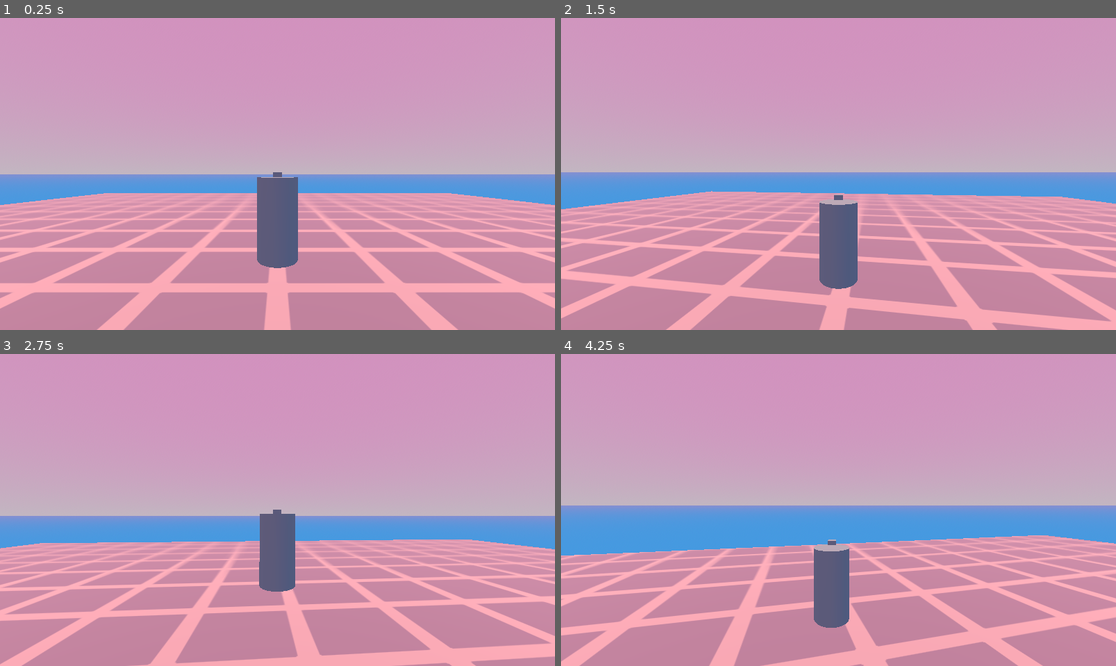
Above: before the commit, frames 1-4 (two rows, left to right).
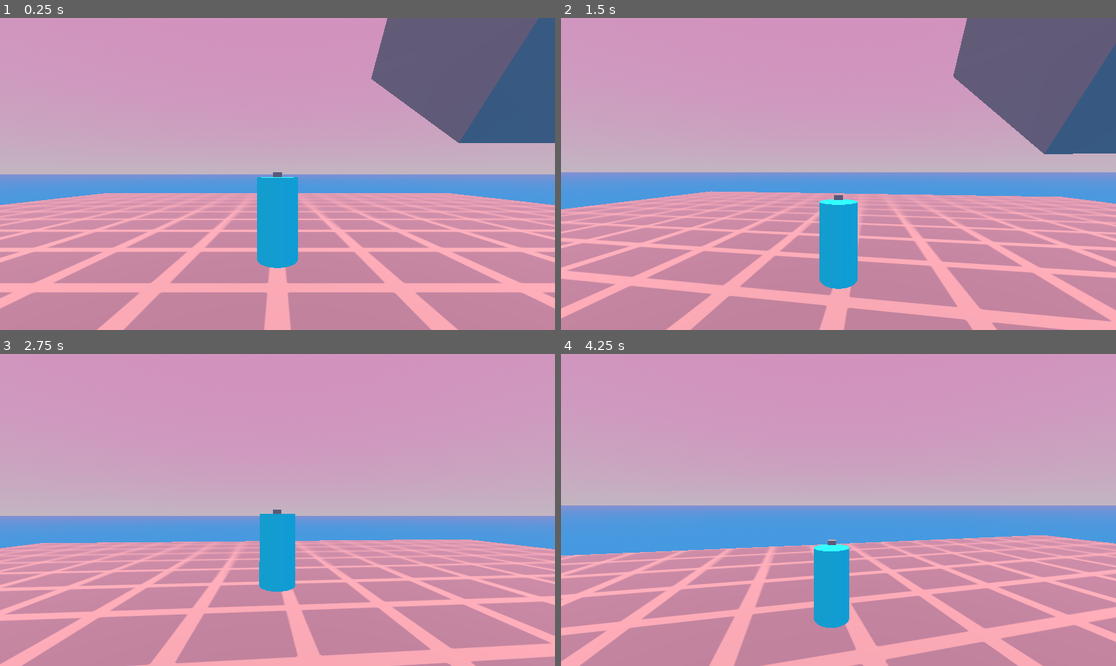
Above: after the commit, the same moments.

Repository: Althories/springstar
Game: Godot game, scene res://Scenes/Levels/main.tscn
The game is run twice, just before and just after one commit, with the same random seed, the same clock (stepped at 60 frames per second) and the same inputs.
Inputs (mouse positions are in pixels of both pictures, inside the frame that each line leads up to):
- Up to frame 1 (0.25 s): no input
- Up to frame 2 (1.5 s): move the mouse to (866, 174) at 0.52 s; press the mouse at (866, 174) at 0.53 s; hold W (move_forward) from 0.53 s (still down); tap Space (jump) at 0.77 s; move the mouse to (810, 174) at 1.27 s; release the mouse at (810, 174) at 1.28 s; click (810, 174) at 1.35 s
- Up to frame 3 (2.75 s): keep holding W (move_forward); tap Space (jump) at 1.52 s; move the mouse to (288, 503) at 2.02 s; press the mouse at (288, 503) at 2.03 s
- Up to frame 4 (4.25 s): keep holding W (move_forward); move the mouse to (832, 516) at 2.77 s; release the mouse at (832, 516) at 2.78 s; click (832, 516) at 2.85 s; tap Space (jump) at 3.02, 3.77 s; move the mouse to (877, 513) at 3.52 s; press the mouse at (877, 513) at 3.53 s

The runs differ from the first frame. In frame 1, 13% of the frame differs, in the area x 46-100%, y 0-81%; in frame 2, 12%; in frame 3, 1.6%; in frame 4, 1.7%.

Commit message:
Fixed camera desyncing bug
Camera should no longer desync with rapid mouse movement. Also made the spring mesh blue for contrast and added some platforms for collision testing.

Diff:
--- a/Scenes/Levels/main.tscn
+++ b/Scenes/Levels/main.tscn
@@ -43,16 +43,16 @@
 
 [node name="WorldGeometry" type="Node" parent="World"]
 
-[node name="StaticBody3D" type="StaticBody3D" parent="World/WorldGeometry"]
+[node name="floor" type="StaticBody3D" parent="World/WorldGeometry"]
 transform = Transform3D(1, 0, 0, 0, 1, 0, 0, 0, 1, 0, -0.5, 0)
 
-[node name="GroundMesh" type="MeshInstance3D" parent="World/WorldGeometry/StaticBody3D"]
+[node name="GroundMesh" type="MeshInstance3D" parent="World/WorldGeometry/floor"]
 transform = Transform3D(50, 0, 0, 0, 1, 0, 0, 0, 50, 0, 0, 0)
 material_override = SubResource("StandardMaterial3D_p1m2s")
 mesh = SubResource("BoxMesh_6feu6")
 skeleton = NodePath("../../../..")
 
-[node name="CollisionShape3D" type="CollisionShape3D" parent="World/WorldGeometry/StaticBody3D"]
+[node name="CollisionShape3D" type="CollisionShape3D" parent="World/WorldGeometry/floor"]
 shape = SubResource("BoxShape3D_km05j")
 
 [node name="StaticBody3D2" type="StaticBody3D" parent="World/WorldGeometry"]
@@ -63,6 +63,46 @@
 mesh = SubResource("BoxMesh_amomj")
 
 [node name="CollisionShape3D" type="CollisionShape3D" parent="World/WorldGeometry/StaticBody3D2"]
+shape = SubResource("BoxShape3D_3e2hr")
+
+[node name="StaticBody3D3" type="StaticBody3D" parent="World/WorldGeometry"]
+transform = Transform3D(1, 0, 0, 0, 1, 0, 0, 0, 1, 6.20969, -2.13975, 12)
+
+[node name="MeshInstance3D" type="MeshInstance3D" parent="World/WorldGeometry/StaticBody3D3"]
+transform = Transform3D(5, 0, 0, 0, 5, 0, 0, 0, 5, 0, 0, 0)
+mesh = SubResource("BoxMesh_amomj")
+
+[node name="CollisionShape3D" type="CollisionShape3D" parent="World/WorldGeometry/StaticBody3D3"]
+shape = SubResource("BoxShape3D_3e2hr")
+
+[node name="StaticBody3D4" type="StaticBody3D" parent="World/WorldGeometry"]
+transform = Transform3D(1, 0, 0, 0, 1, 0, 0, 0, 1, 6.20969, -1.84585, 12.8209)
+
+[node name="MeshInstance3D" type="MeshInstance3D" parent="World/WorldGeometry/StaticBody3D4"]
+transform = Transform3D(5, 0, 0, 0, 5, 0, 0, 0, 5, 0, 0, 0)
+mesh = SubResource("BoxMesh_amomj")
+
+[node name="CollisionShape3D" type="CollisionShape3D" parent="World/WorldGeometry/StaticBody3D4"]
+shape = SubResource("BoxShape3D_3e2hr")
+
+[node name="StaticBody3D5" type="StaticBody3D" parent="World/WorldGeometry"]
+transform = Transform3D(1, 0, 0, 0, 1, 0, 0, 0, 1, 6.20969, 6.94222, 6.89427)
+
+[node name="MeshInstance3D" type="MeshInstance3D" parent="World/WorldGeometry/StaticBody3D5"]
+transform = Transform3D(5, 0, 0, 0, 5, 0, 0, 0, 5, 0, 0, 0)
+mesh = SubResource("BoxMesh_amomj")
+
+[node name="CollisionShape3D" type="CollisionShape3D" parent="World/WorldGeometry/StaticBody3D5"]
+shape = SubResource("BoxShape3D_3e2hr")
+
+[node name="StaticBody3D6" type="StaticBody3D" parent="World/WorldGeometry"]
+transform = Transform3D(1, 0, 0, 0, 0.778648, -0.62746, 0, 0.62746, 0.778648, 6.20969, 6.94222, 0.461295)
+
+[node name="MeshInstance3D" type="MeshInstance3D" parent="World/WorldGeometry/StaticBody3D6"]
+transform = Transform3D(5, 0, 0, 0, 5, 0, 0, 0, 5, 0, 0, 0)
+mesh = SubResource("BoxMesh_amomj")
+
+[node name="CollisionShape3D" type="CollisionShape3D" parent="World/WorldGeometry/StaticBody3D6"]
 shape = SubResource("BoxShape3D_3e2hr")
 
 [node name="platform1" type="StaticBody3D" parent="World/WorldGeometry"]
--- a/Scenes/SpringCharacter/spring.tscn
+++ b/Scenes/SpringCharacter/spring.tscn
@@ -1,8 +1,11 @@
-[gd_scene load_steps=6 format=3 uid="uid://cusuavcx76vmy"]
+[gd_scene load_steps=8 format=3 uid="uid://cusuavcx76vmy"]
 
 [ext_resource type="Script" path="res://Scripts/SpringCharacter/spring_script.gd" id="1_en6m1"]
 
 [sub_resource type="CylinderMesh" id="CylinderMesh_0grl8"]
+
+[sub_resource type="StandardMaterial3D" id="StandardMaterial3D_usxcg"]
+albedo_color = Color(0.0588235, 1, 1, 1)
 
 [sub_resource type="BoxMesh" id="BoxMesh_2i1iv"]
 
@@ -11,6 +14,8 @@
 [sub_resource type="SphereShape3D" id="SphereShape3D_w0tec"]
 radius = 0.07
 
+[sub_resource type="BoxMesh" id="BoxMesh_dp1rl"]
+
 [node name="Spring" type="CharacterBody3D"]
 transform = Transform3D(1, 0, 0, 0, 1, 0, 0, 0, 1, 0, 2, 0)
 collision_layer = 2
@@ -18,6 +23,7 @@
 
 [node name="SpringMesh" type="MeshInstance3D" parent="."]
 mesh = SubResource("CylinderMesh_0grl8")
+surface_material_override/0 = SubResource("StandardMaterial3D_usxcg")
 
 [node name="Indicator" type="MeshInstance3D" parent="SpringMesh"]
 transform = Transform3D(0.25, 0, 0, 0, 0.25, 0, 0, 0, 0.25, 0, 1, -0.5)
@@ -36,3 +42,7 @@
 
 [node name="Camera3D" type="Camera3D" parent="CamPivot/SpringArm3D"]
 transform = Transform3D(1, 0, 0, 0, 1, 0, 0, 0, 1, 0, 0, 5)
+
+[node name="cameraPivotMarker" type="MeshInstance3D" parent="CamPivot"]
+visible = false
+mesh = SubResource("BoxMesh_dp1rl")
--- a/Scripts/SpringCharacter/spring_script.gd
+++ b/Scripts/SpringCharacter/spring_script.gd
@@ -21,7 +21,7 @@
 	if event is InputEventMouseMotion:
 		rotate_y(deg_to_rad(-event.relative.x * sens))
 		cam_pivot.rotate_x(deg_to_rad(-event.relative.y * sens))
-		cam_pivot.rotation.x = clamp(cam_pivot.rotation.x, deg_to_rad(-90), deg_to_rad(45))
+		cam_pivot.rotation.x = clamp(cam_pivot.rotation.x, deg_to_rad(-60), deg_to_rad(45))
 	if event.is_action_pressed("ui_cancel"):	#bound to esc by default
 		Input.mouse_mode = Input.MOUSE_MODE_VISIBLE	#mouse made visible, can go outside game window
 	if event.is_action_pressed("reset"):
@@ -87,7 +87,7 @@
 	camera_anchor = camera_anchor.slerp(
 		Vector3(self.global_position.x, slerp_y + CAMERA_VERTICAL_OFFSET, self.global_position.z),
 		CAMERA_INTERPOLATION_WEIGHT)
-	cam_pivot.global_position = camera_anchor
+	$CamPivot/SpringArm3D.global_position = camera_anchor
 
 func reset() -> void:
 	'''Reset player to state on startup'''
